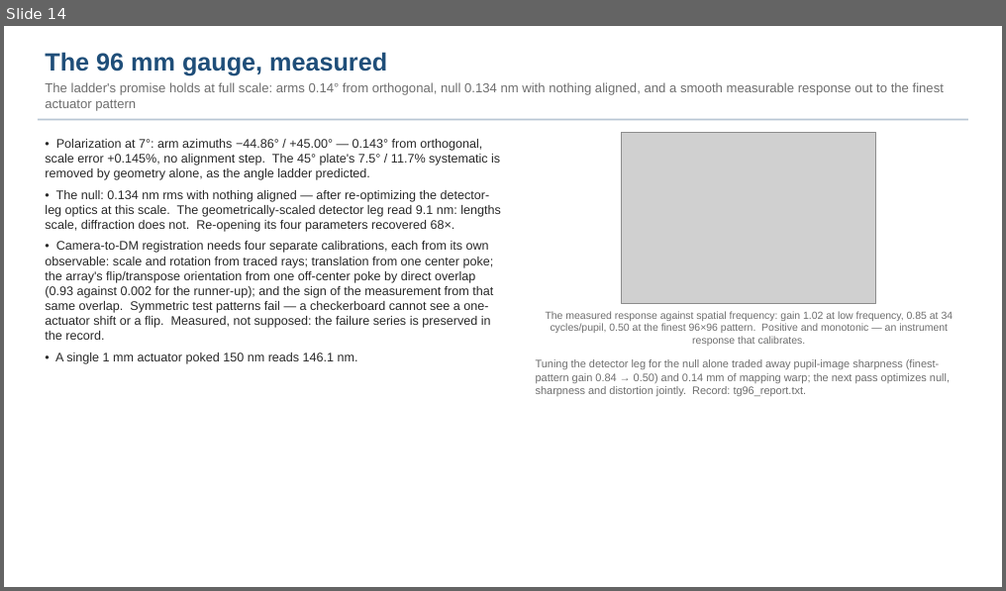
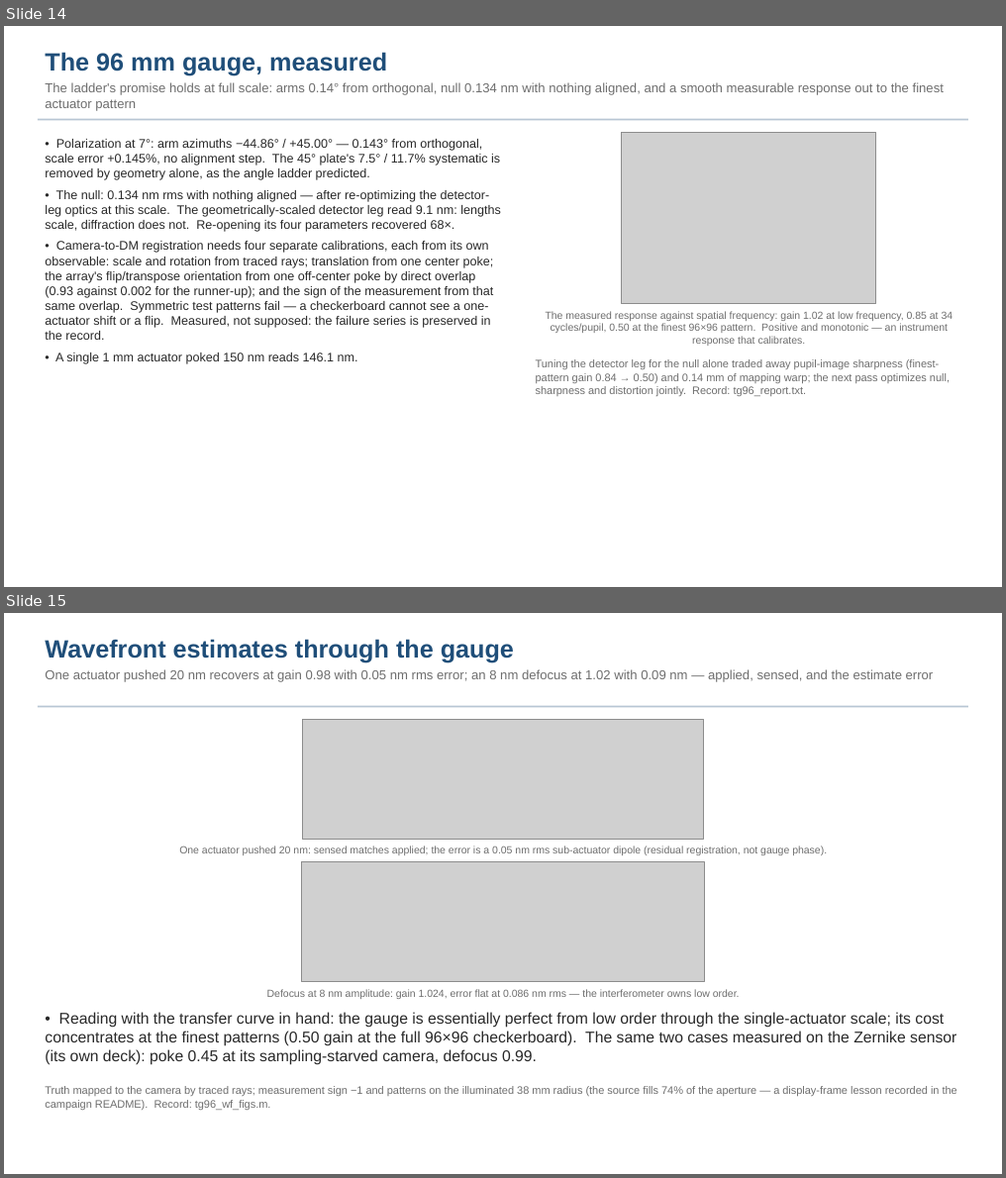
Before and after one commit to nasa-jpl/macos, a slide deck: demo_session/deck_tg_fang.pptx. Shown one above the other, each under a label of ours: slide 14 before the commit, slides 14 and 15 after it. The pictures are 1006x591 and 1006x1178 pixels, drawn with LibreOffice and Linux fonts; fonts in the diff are those of the drawing; grey boxes stand for pictures. Boxes give left, top, right and bottom in pixels: in the first picture for what was removed or moved away, otherwise in the second. Text is boxed around its words. In the diff, an @@ line names an element or a change of style, - is before the commit and + after.

```diff
--- a/demo_session/deck_tg_fang.pptx
+++ b/demo_session/deck_tg_fang.pptx
@@ slide 15 added at (4, 613, 1002, 1174), background #FFFFFF @@
@@ text added at (45, 639, 934, 682), 12.5 pt, text #6E6E6E @@
+Wavefront estimates through the gauge
+One actuator pushed 20 nm recovers at gain 0.98 with 0.05 nm rms error; an 8 nm defocus at 1.02 with 0.09 nm — applied, sensed, and the estimate error
@@ rectangle added at (38, 706, 968, 707), fill #B8C6D4 @@
@@ picture added at (302, 719, 703, 839) @@
@@ text added at (179, 846, 827, 856), 10 pt, text #6E6E6E @@
+One actuator pushed 20 nm: sensed matches applied; the error is a 0.05 nm rms sub-actuator dipole (residual registration, not gauge phase).
@@ picture added at (302, 862, 705, 982) @@
@@ text added at (267, 989, 740, 999), 10 pt, text #6E6E6E @@
+Defocus at 8 nm amplitude: gain 1.024, error flat at 0.086 nm rms — the interferometer owns low order.
@@ text added at (45, 1012, 956, 1065), 15 pt, text #282828 @@
+• Reading with the transfer curve in hand: the gauge is essentially perfect from low order through the single-actuator scale; its cost concentrates at the finest patterns (0.50 gain at the full 96×96 checkerboard). The same two cases measured on the Zernike sensor (its own deck): poke 0.45 at its sampling-starved camera, defocus 0.99.
@@ text added at (45, 1086, 957, 1110), 10.5 pt, text #6E6E6E @@
+Truth mapped to the camera by traced rays; measurement sign −1 and patterns on the illuminated 38 mm radius (the source fills 74% of the aperture — a display-frame lesson recorded in the campaign README). Record: tg96_wf_figs.m.
```
Also in this commit, not shown: 2 slides changed, 9 other files.
